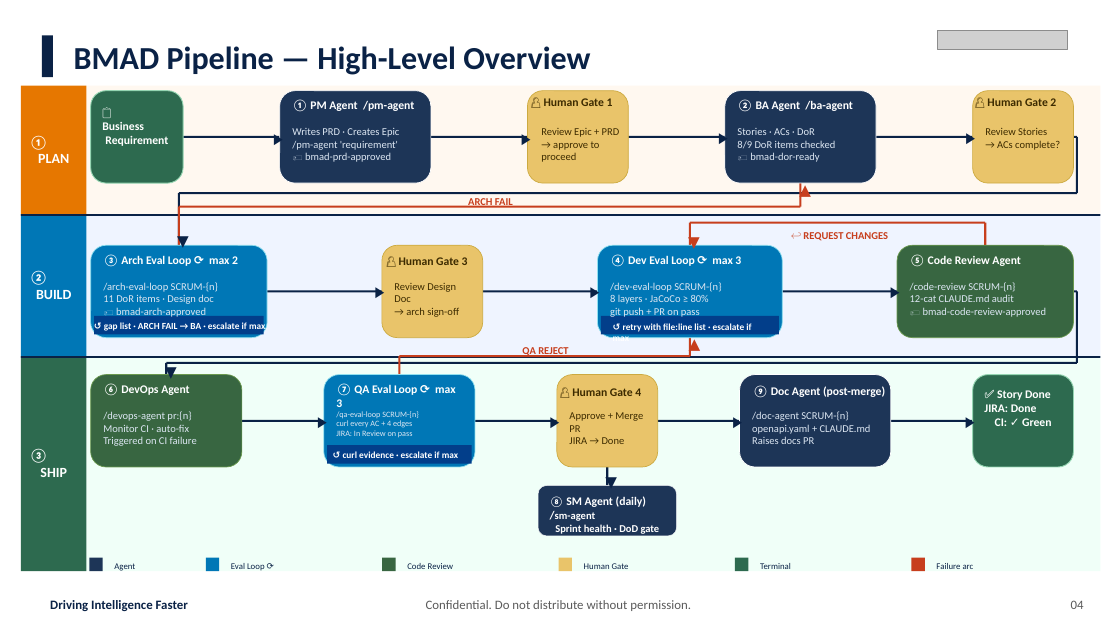
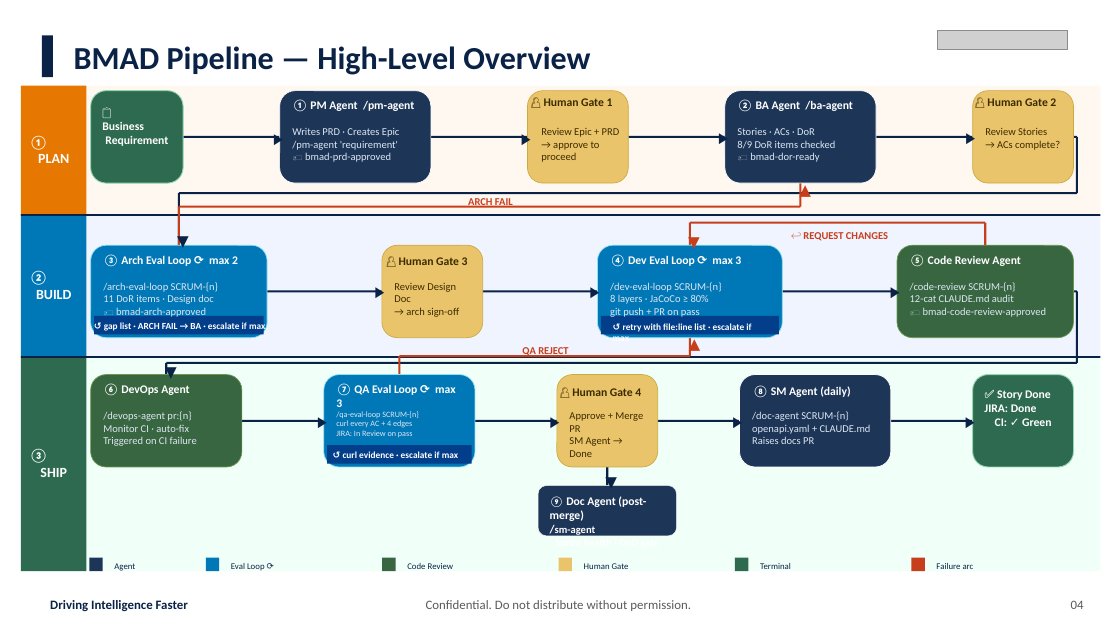
Before and after one commit to umeshkumarkv/oms, a slide deck: slide 3 of BMAD.pptx. Drawn at 1120x630 pixels with LibreOffice and Linux fonts; fonts in the diff are those of the drawing; grey boxes stand for pictures. Boxes give left, top, right and bottom in pixels: in the first picture for what was removed or moved away, otherwise in the second. Text is boxed around its words. In the diff, an @@ line names an element or a change of style, - is before the commit and + after.

```diff
--- a/BMAD.pptx
+++ b/BMAD.pptx
@@ text at [753,386,850,398]: text changed @@
-⑨ Doc Agent (post-merge)
+⑧ SM Agent (daily)
@@ text at [569,412,643,457]: text changed @@
-Approve + Merge PR
-JIRA → Done
+Approve + Merge PR
+SM Agent → Done
@@ text at [550,496,646,537]: text changed @@
-⑧ SM Agent (daily)
-/sm-agent
-Sprint health · DoD gate
+⑨ Doc Agent (post-merge)
+/sm-agent
+Sprint health · DoD gate
```
